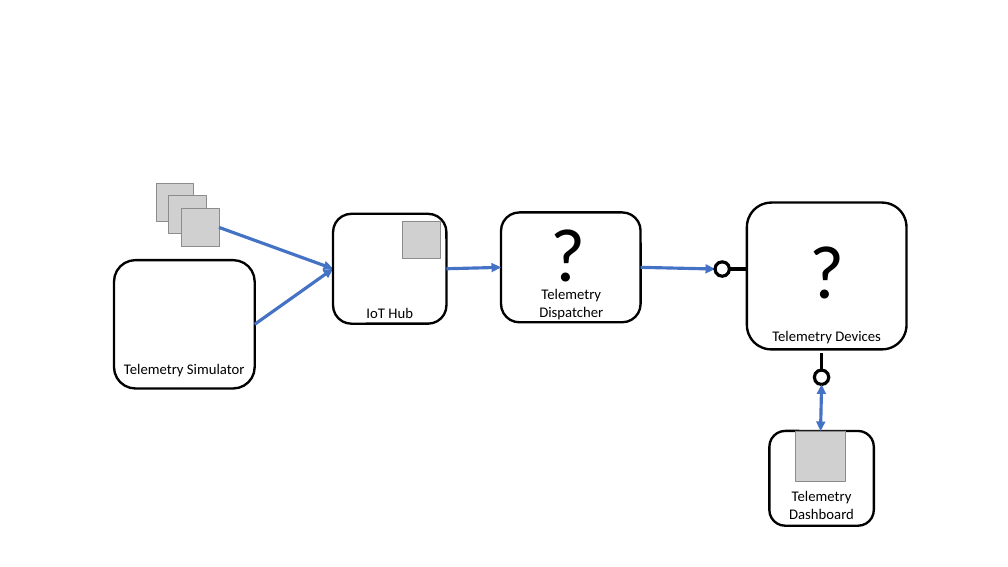
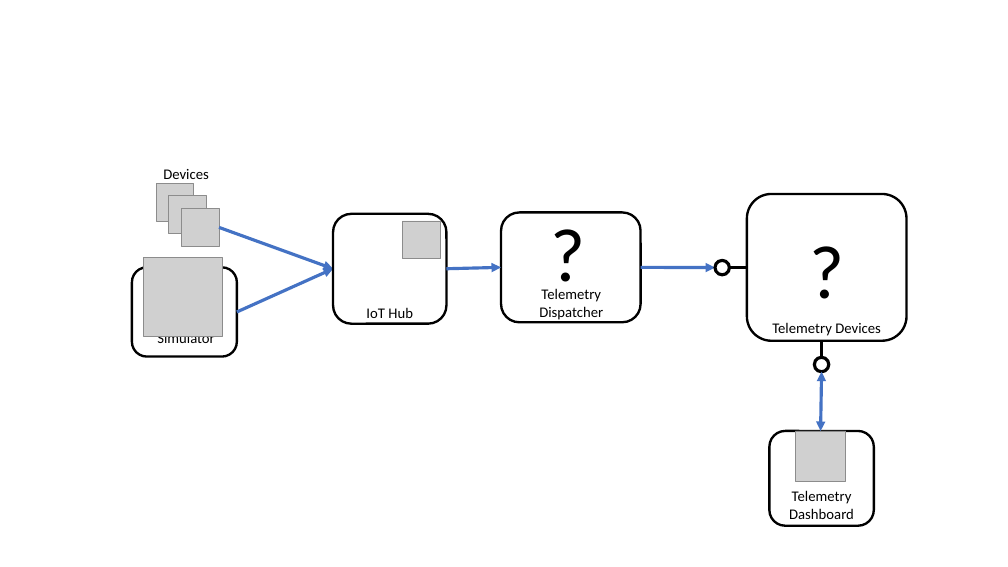
Before and after one commit to massimobonanni/ServerlessIoT, a slide deck: slide 1 of Documents/Diagrams.pptx. Drawn at 1008x567 pixels with LibreOffice and Linux fonts; fonts in the diff are those of the drawing; grey boxes stand for pictures. Boxes give left, top, right and bottom in pixels: in the first picture for what was removed or moved away, otherwise in the second. Text is boxed around its words. In the diff, an @@ line names an element or a change of style, - is before the commit and + after.

Commit message:
Add device factory and signaling using interface

```diff
--- a/Documents/Diagrams.pptx
+++ b/Documents/Diagrams.pptx
@@ text added at (163,169,209,184), 14 pt, text #000000 @@
+Devices
@@ rounded rectangle: place and size @@
-rounded rectangle at (114,260,255,389)
+rounded rectangle at (132,268,237,357)
@@ picture added at (144,258,222,337) @@
@@ arrow moved from (255, 324) - (333, 268) to (237, 312) - (333, 268) @@
@@ text at (157,336,215,348): text changed @@
-Telemetry Simulator
+Simulator
@@ 1 text, 1 rounded rectangle, 1 ellipse: place and size @@
-1 text, 1 rounded rectangle, 1 ellipse at (747,203,907,384)
+1 text, 1 rounded rectangle, 1 ellipse at (747,194,907,372)
@@ line moved from (822, 377) - (822, 354) to (822, 364) - (822, 341) @@
@@ double arrow moved from (820, 431) - (822, 385) to (820, 431) - (822, 372) @@
```
Also in this commit, not shown: 9 other files.
